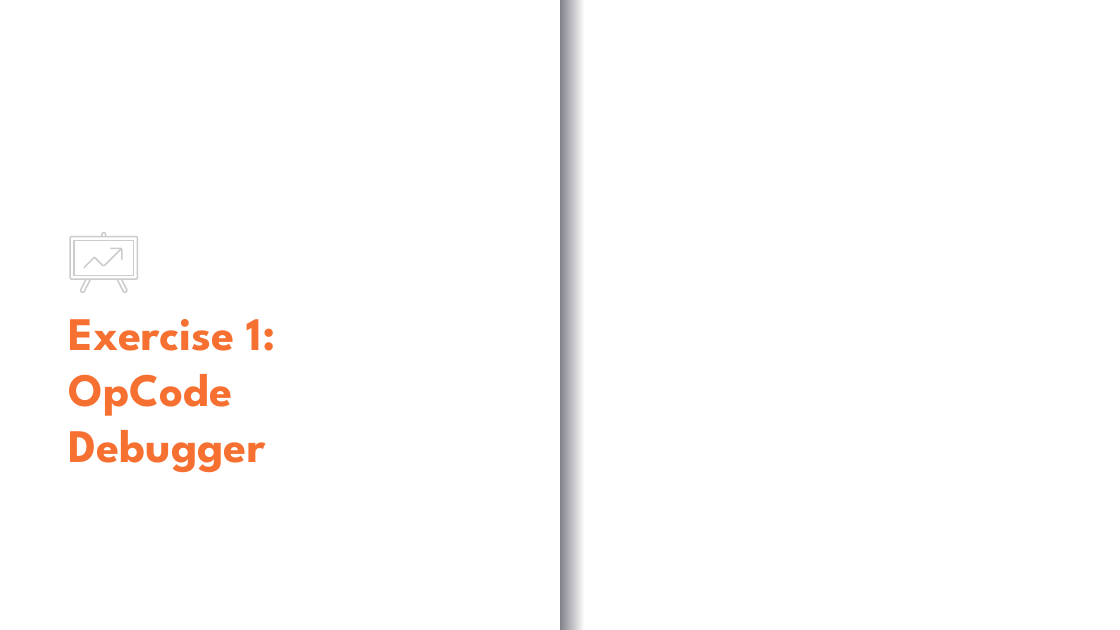
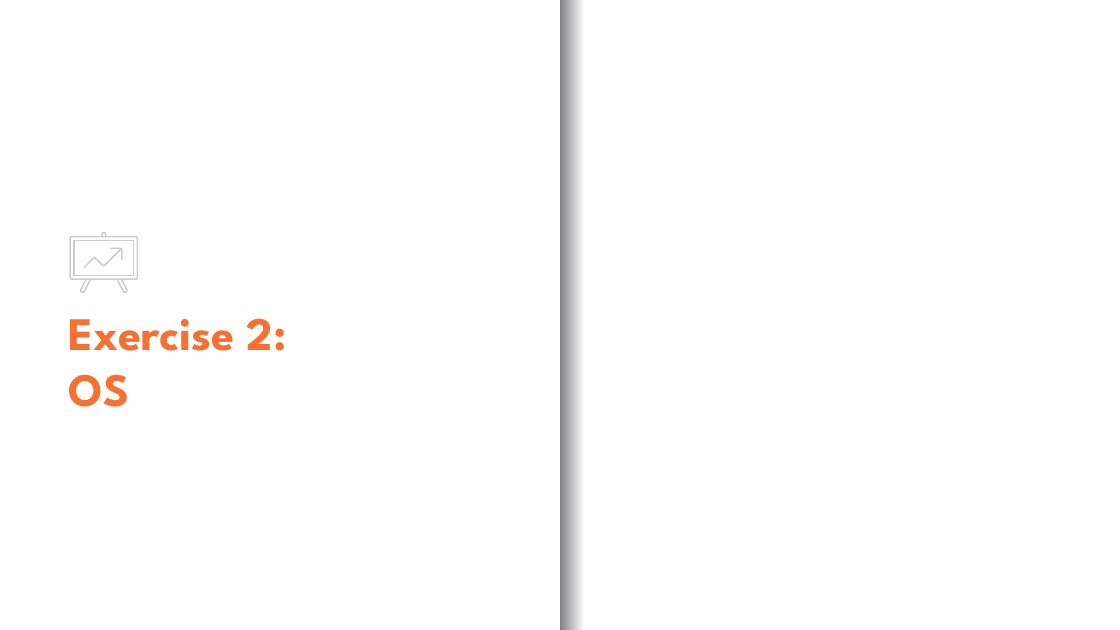
Before and after one commit to antfin/ComputerProgrammingBasic, a slide deck: slide 1 of exercise2/Exercise_2.pptx. Drawn at 1120x630 pixels with LibreOffice and Linux fonts; fonts in the diff are those of the drawing; background and template pictures are left out. Boxes give left, top, right and bottom in pixels: in the first picture for what was removed or moved away, otherwise in the second. Text is boxed around its words. In the diff, an @@ line names an element or a change of style, - is before the commit and + after.

Commit message:
Completed lesson and exercise 2

```diff
--- a/exercise2/Exercise_2.pptx
+++ b/exercise2/Exercise_2.pptx
@@ title at (69,318,287,407): text changed @@
-Exercise 1:
-OpCode
-Debugger
+Exercise 2:
+OS
```
Also in this commit, not shown: 1 other slide changed, 2 slides added, 7 slides removed, 7 other files.
